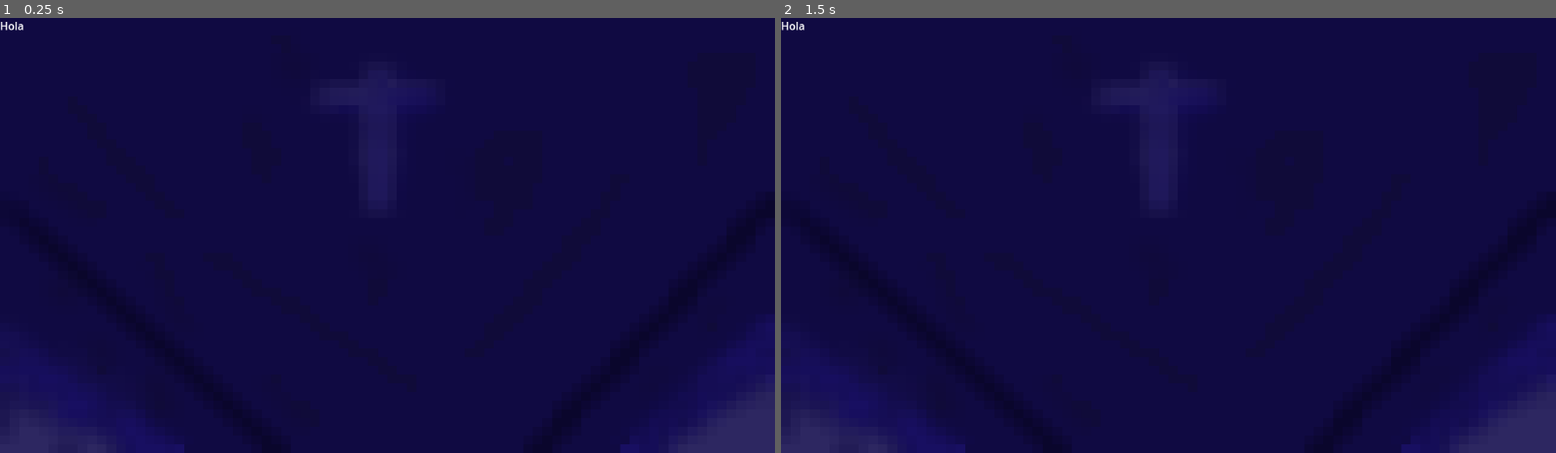
Above: before the commit, frames 1-2 (left to right).
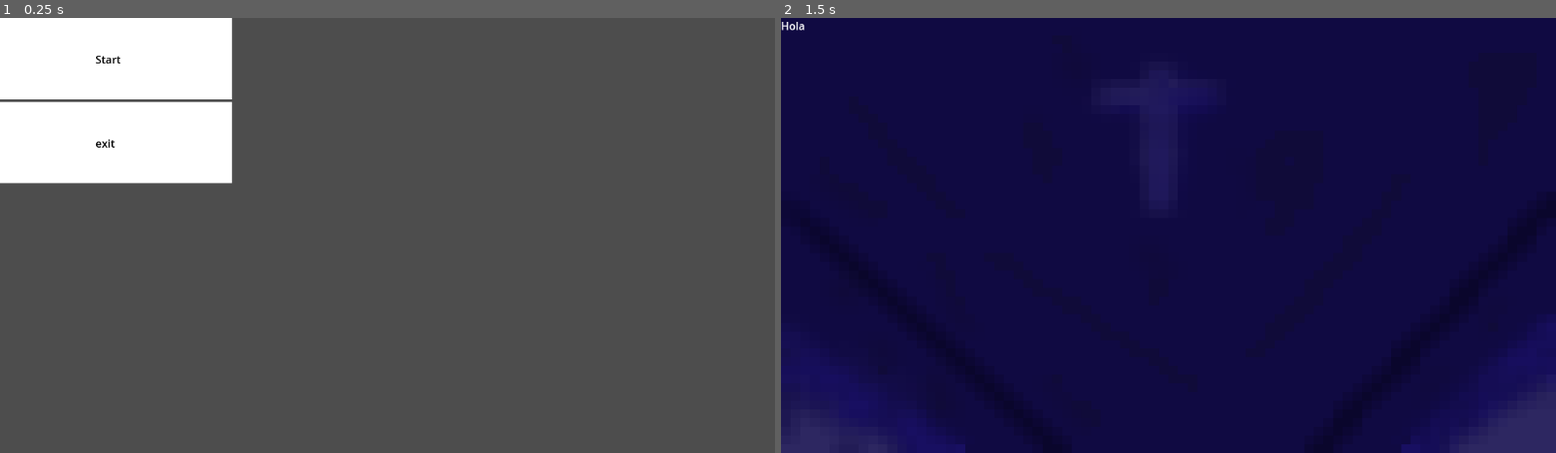
Above: after the commit, the same moments.

Repository: WalterScherk/In_a_coffin
Game: Godot game, scene res://Scenes/MainMenu.tscn
The game is run twice, just before and just after one commit, with the same random seed, the same clock (stepped at 60 frames per second) and the same inputs. Before the commit the project starts from res://Scenes/Coffin.tscn.
Inputs (mouse positions are in pixels of both pictures, inside the frame that each line leads up to):
- Up to frame 1 (0.25 s): no input
- Up to frame 2 (1.5 s): click (897, 57) at 0.5 s, where only the run after the commit has a clickable "Start"; tap Enter at 1.25 s

The runs differ from the first frame. In frame 1, 100% of the frame differs, in the area x 0-100%, y 0-100%; in frame 2, nothing differs.

Commit message:
Dark buttons

Diff:
--- a/In a coffin/In a Coffin/Scenes/MainMenu.tscn
+++ b/In a coffin/In a Coffin/Scenes/MainMenu.tscn
@@ -1,7 +1,7 @@
 [gd_scene load_steps=4 format=3 uid="uid://x1yhathua5yr"]
 
-[ext_resource type="Texture2D" uid="uid://b4i8b2ufu3wvj" path="res://Sprites/Sprite nothing is there  In a coffin Beta.png" id="1_7s2rv"]
 [ext_resource type="Script" path="res://Scripts/MainMenu.gd" id="1_yjsqe"]
+[ext_resource type="Texture2D" uid="uid://bevrmmpdg5o8k" path="res://Sprites/UntitleDark.png" id="3_hs5o7"]
 [ext_resource type="Texture2D" uid="uid://dqrk556ye0n07" path="res://Sprites/Untitled.png" id="3_k5fou"]
 
 [node name="MainMenu" type="Node2D"]
@@ -14,7 +14,7 @@
 [node name="TextureButton2" type="TextureButton" parent="VBoxContainer"]
 layout_mode = 2
 texture_normal = ExtResource("3_k5fou")
-texture_pressed = ExtResource("1_7s2rv")
+texture_pressed = ExtResource("3_hs5o7")
 
 [node name="Label" type="Label" parent="VBoxContainer/TextureButton2"]
 layout_mode = 0
@@ -28,6 +28,7 @@
 [node name="TextureButton" type="TextureButton" parent="VBoxContainer"]
 layout_mode = 2
 texture_normal = ExtResource("3_k5fou")
+texture_pressed = ExtResource("3_hs5o7")
 
 [node name="Label" type="Label" parent="VBoxContainer/TextureButton"]
 offset_left = 142.0
--- a/In a coffin/In a Coffin/project.godot
+++ b/In a coffin/In a Coffin/project.godot
@@ -11,6 +11,6 @@
 [application]
 
 config/name="Test"
-run/main_scene="res://Scenes/Coffin.tscn"
+run/main_scene="res://Scenes/MainMenu.tscn"
 config/features=PackedStringArray("4.1", "Forward Plus")
 config/icon="res://icon.svg"
Binary file added: In a coffin/In a Coffin/Sprites/UntitleDark.png
Not shown, added: In a coffin/In a Coffin/Sprites/UntitleDark.png.import
